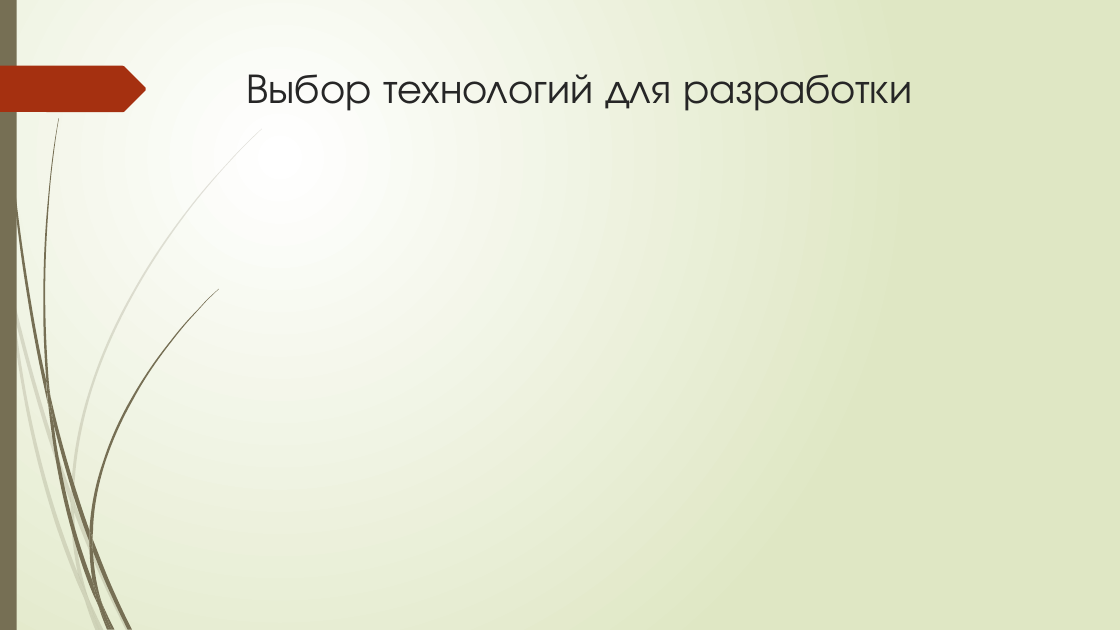
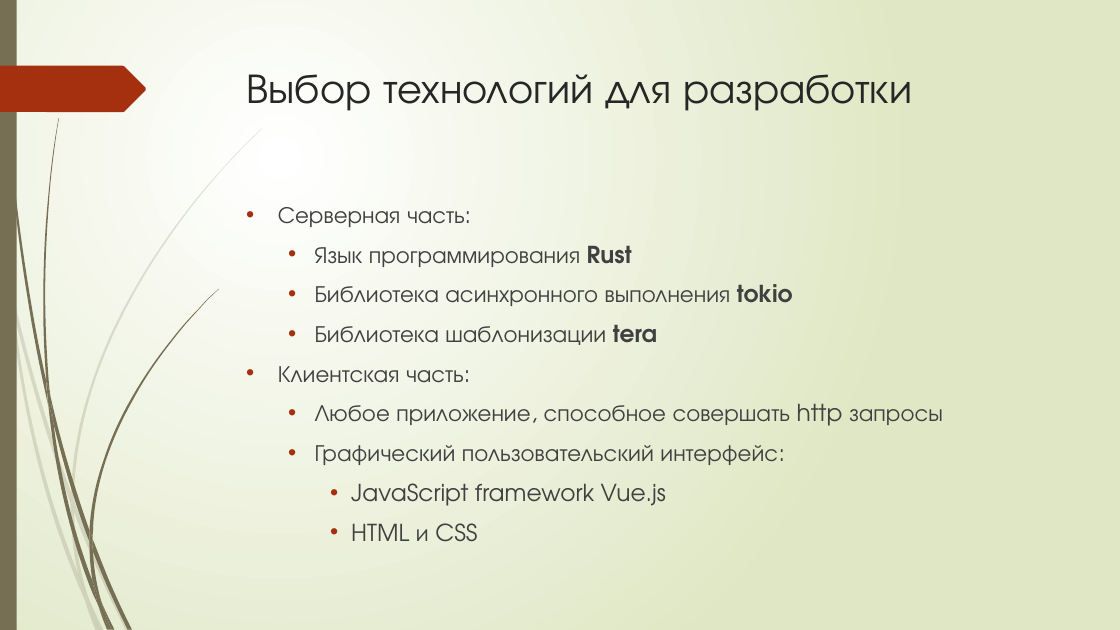
Before and after one commit to bobs4462/tachyon, a slide deck: slide 14 of docs/Презентация ВКР.pptx. Drawn at 1120x630 pixels with LibreOffice and Linux fonts; fonts in the diff are those of the drawing. Boxes give left, top, right and bottom in pixels: in the first picture for what was removed or moved away, otherwise in the second. Text is boxed around its words. In the diff, an @@ line names an element or a change of style, - is before the commit and + after.

```diff
--- a/docs/Презентация ВКР.pptx
+++ b/docs/Презентация ВКР.pptx
@@ text added at [278, 207, 943, 542], 20 pt, text #404040 @@
+• Серверная часть:
+  • Язык программирования Rust
+  • Библиотека асинхронного выполнения tokio
+  • Библиотека шаблонизации tera
+• Клиентская часть:
+  • Любое приложение, способное совершать http запросы
+  • Графический пользовательский интерфейс:
+    • JavaScript framework Vue.js
+    • HTML и CSS
```
Also in this commit, not shown: 2 other slides changed, 5 slides added, 1 slide removed.
